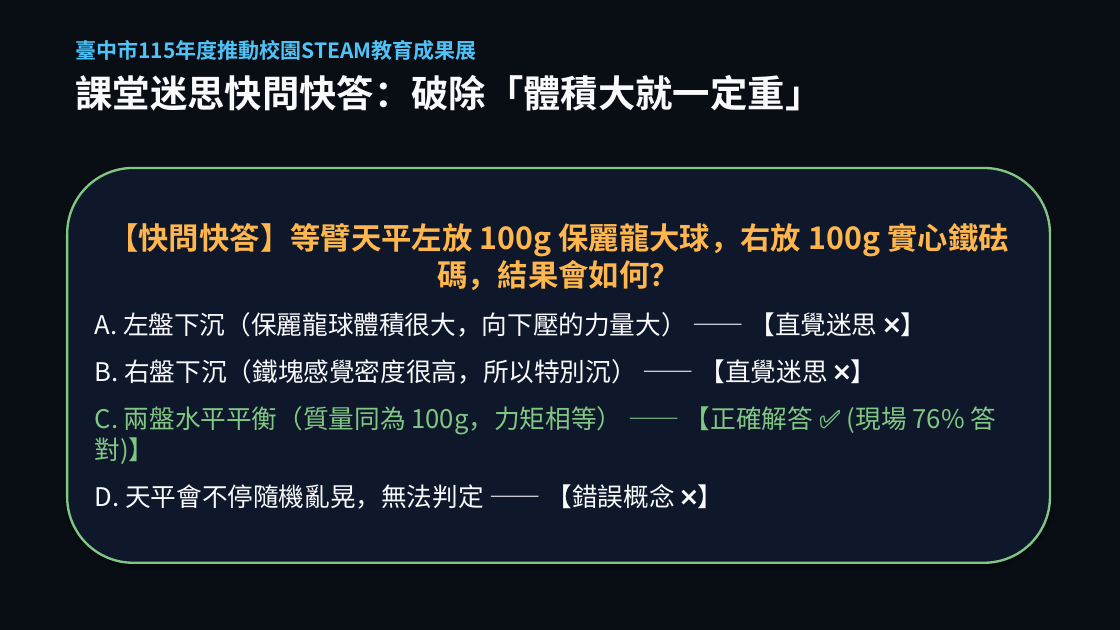
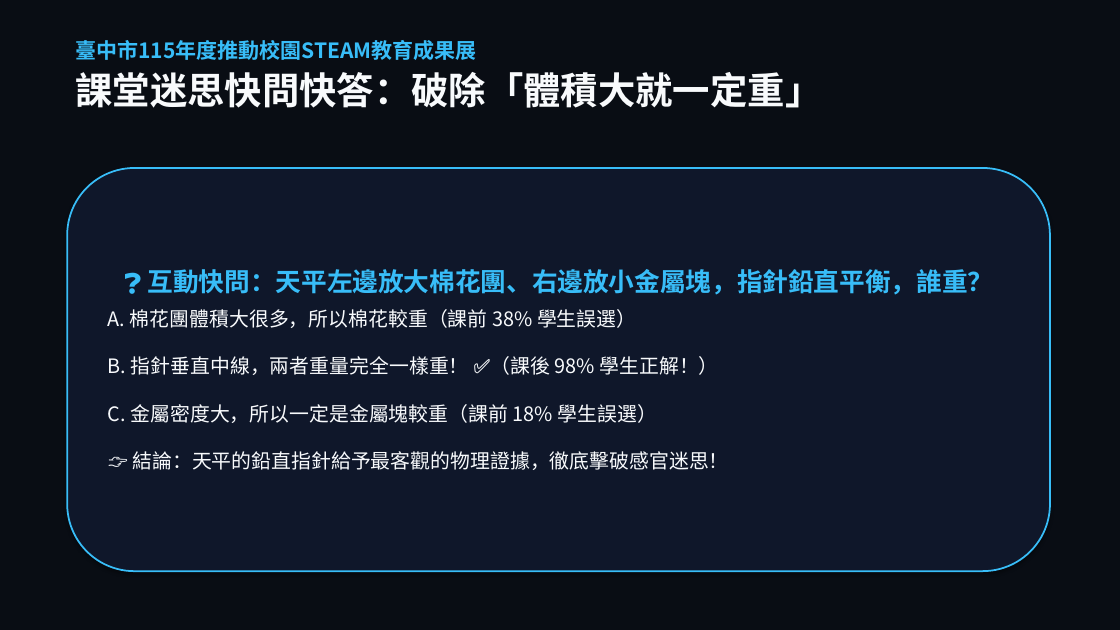
Before and after one commit to asc103138/steam-community-docs, a slide deck: slide 10 of 成果展繳交資料/臺中市梧棲區中正國小_STEAM成果展_5分鐘現場分享會簡報.pptx. Drawn at 1120x630 pixels with LibreOffice and Linux fonts; fonts in the diff are those of the drawing; background and template pictures are left out; a plain dark background stands for a picture behind light text. Boxes give left, top, right and bottom in pixels: in the first picture for what was removed or moved away, otherwise in the second. Text is boxed around its words. In the diff, an @@ line names an element or a change of style, - is before the commit and + after.

Commit message:
feat: 擴增為22頁旗艦版簡報，補齊全套背景底圖、升級3D拉桿場景並融入7場次社群成果回憶錄相簿

```diff
--- a/成果展繳交資料/臺中市梧棲區中正國小_STEAM成果展_5分鐘現場分享會簡報.pptx
+++ b/成果展繳交資料/臺中市梧棲區中正國小_STEAM成果展_5分鐘現場分享會簡報.pptx
@@ background #FFFFFF to picture (left out) @@
@@ text "臺中市115年度推動校園STEAM教育成果展" at (75,40,822,108): text colour #4FC3F7 to #38BDF8 in "臺中市115年度推動校園STEAM教育成果展"; less space between paragraphs @@
@@ rounded rectangle "❓ 互動快問：天平左邊放大棉花團、右邊放小金屬塊，指針鉛直平衡，誰重？": place and size @@
-rounded rectangle "❓ 互動快問：天平左邊放大棉花團、右邊放小金屬塊，指針鉛直平衡，誰重？" at (67,168,1050,563)
+rounded rectangle "❓ 互動快問：天平左邊放大棉花團、右邊放小金屬塊，指針鉛直平衡，誰重？" at (67,168,1050,571)
@@ rounded rectangle "❓ 互動快問：天平左邊放大棉花團、右邊放小金屬塊，指針鉛直平衡，誰重？" at (67,168,1050,571): outline #81C784 2 pt to #38BDF8 1.5 pt @@
@@ text in rounded rectangle at (108,269,994,470): text changed; size 22 to 17 pt @@
-【快問快答】等臂天平左放 100g 保麗龍大球，右放 100g 實心鐵砝碼，結果會如何？
-A. 左盤下沉（保麗龍球體積很大，向下壓的力量大） —— 【直覺迷思 ❌】
-B. 右盤下沉（鐵塊感覺密度很高，所以特別沉） —— 【直覺迷思 ❌】
-C. 兩盤水平平衡（質量同為 100g，力矩相等） —— 【正確解答 ✅ (現場 76% 答對)】
-D. 天平會不停隨機亂晃，無法判定 —— 【錯誤概念 ❌】
+❓ 互動快問：天平左邊放大棉花團、右邊放小金屬塊，指針鉛直平衡，誰重？
+A. 棉花團體積大很多，所以棉花較重（課前 38% 學生誤選）
+B. 指針垂直中線，兩者重量完全一樣重！ ✅（課後 98% 學生正解！）
+C. 金屬密度大，所以一定是金屬塊較重（課前 18% 學生誤選）
+👉 結論：天平的鉛直指針給予最客觀的物理證據，徹底擊破感官迷思！
```
Also in this commit, not shown: 5 other slides changed, 16 slides added, 10 slides removed, 15 other files.
